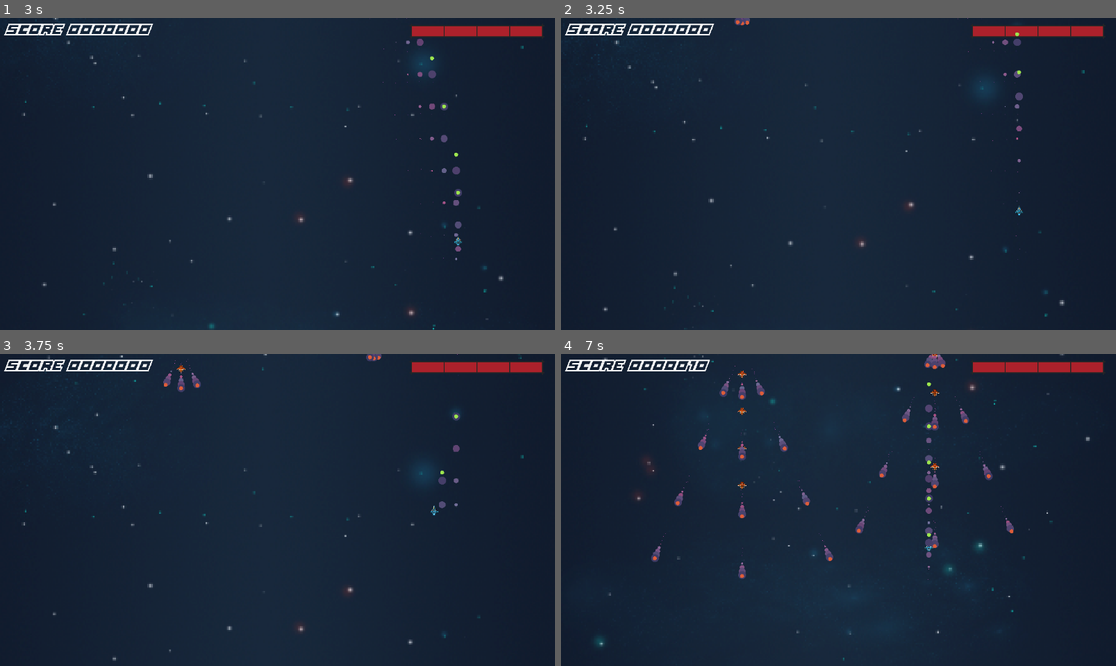
Above: before the commit, frames 1-4 (two rows, left to right).
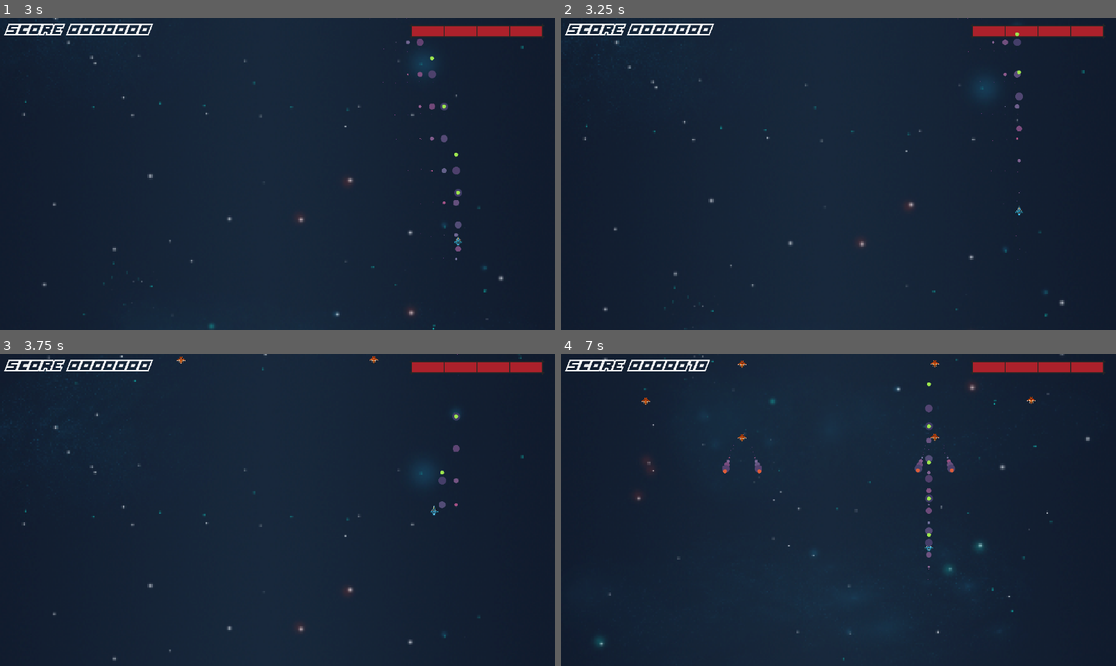
Above: after the commit, the same moments.

Repository: SuperGoon97/BulletJam6
Game: Godot game, scene res://Levels/level_test.tscn
Same seed, same stepped clock (60 frames per second), same inputs: the game is played once before the commit and once after it.
Inputs:
- Up to frame 1 (3 s): hold D (move_right) 0.53-1.28 s; hold Space (fire) 0.53-1.28 s; hold S (move_down) 1.28-2.03 s; tap Space (fire) at 1.35, 2.85 s; hold D (move_right) 2.03-2.78 s; hold Space (fire) 2.03-2.78 s; hold W (move_up) from 2.78 s (still down)
- Up to frame 2 (3.25 s): keep holding W (move_up)
- Up to frame 3 (3.75 s): release W (move_up) at 3.53 s; hold A (move_left) from 3.53 s (still down); hold Space (fire) from 3.53 s (still down)
- Up to frame 4 (7 s): release Space (fire) at 4.28 s; tap Space (fire) at 4.35, 5.85 s; release A (move_left) at 5.03 s; hold S (move_down) 5.03-5.78 s; hold Space (fire) 5.03-5.78 s; hold D (move_right) 5.78-6.53 s; hold W (move_up) from 6.53 s (still down); hold Space (fire) from 6.53 s (still down)

Frame 1 is identical in both runs. In frame 2, less than 0.1% of the frame differs, in the area x 31-35%, y 0-3%; in frame 3, 0.3%; in frame 4, 1.6%, in the area x 14-86%, y 0-73%.

Commit message:
Another Update

Diff:
--- a/Globals/gv.gd
+++ b/Globals/gv.gd
@@ -10,14 +10,16 @@
 enum BPT {
 basic,
 shotgun,
-fountain
+fountain,
+twin
 }
 
 enum ET {
 SIMPLE,
 SHOOTER,
 SHOTGUN,
-STRAFER
+STRAFER,
+BASIC_TWIN
 }
 
 var game_manager :GameManager :
--- a/Levels/level_test.tscn
+++ b/Levels/level_test.tscn
@@ -7,6 +7,7 @@
 [ext_resource type="PackedScene" uid="uid://dydpaa0pq14m6" path="res://Materials/PostProcessing/post_processing.tscn" id="3_soq8b"]
 [ext_resource type="PackedScene" uid="uid://dvgiyukkhh0d5" path="res://Nodes/Spawners/bullet_spawner.tscn" id="3_sppqt"]
 [ext_resource type="PackedScene" uid="uid://cj4pd0hmfyeyk" path="res://Nodes/Player/player.tscn" id="4_sppqt"]
+[ext_resource type="AudioStream" uid="uid://b3m5chl8gtb61" path="res://Music/4 - Celestial Echoes (Loop).wav" id="8_ku5x2"]
 
 [sub_resource type="ShaderMaterial" id="ShaderMaterial_ku5x2"]
 shader = ExtResource("1_oenlu")
@@ -37,4 +38,8 @@
 [node name="player" parent="." instance=ExtResource("4_sppqt")]
 speed = 250.0
 
+[node name="background_music" type="AudioStreamPlayer" parent="."]
+stream = ExtResource("8_ku5x2")
+autoplay = true
+
 [connection signal="recieved_damage" from="player" to="." method="_on_player_recieved_damage"]
--- a/Nodes/Bullet Patterns/bullet_pattern_node.gd
+++ b/Nodes/Bullet Patterns/bullet_pattern_node.gd
@@ -14,3 +14,5 @@
 			bullet_pattern = BulletPatternShotgun.new()
 		Gv.BPT.fountain:
 			bullet_pattern = BulletPatternFountain.new()
+		Gv.BPT.twin:
+			bullet_pattern = BulletPatternTwin.new()
--- /dev/null
+++ b/Nodes/Bullet Patterns/bullet_pattern_twin.gd
@@ -0,0 +1,8 @@
+class_name BulletPatternTwin extends BulletPattern
+
+func _init() -> void:
+	speed = 120
+	direction = Vector2(0.0 , 1.0)
+	time_between_shots = 0.0
+	number_of_shots = 2
+	create_angle_squence(-PI/10 , PI/10 , number_of_shots)
--- a/Nodes/Enemies/enemy.gd
+++ b/Nodes/Enemies/enemy.gd
@@ -6,6 +6,8 @@
 @export var score_value:int = 10
 @onready var enemy_sprite: Sprite2D = $enemy_sprite
 @onready var enemy_explodes: AnimatedSprite2D = $enemy_explodes
+@onready var enemy_death_sound: AudioStreamPlayer = $enemy_explodes/enemy_death_sound
+@onready var enemy_hitbox: Area2D = $enemy_hitbox
 
 var direction:Vector2 = Vector2(0.0,1.0)
 var active = true
@@ -31,9 +33,11 @@
 	destroy()
 
 func destroy():
+	enemy_hitbox.set_collision_layer_value(2 , false)
 	destroyed_by_player.emit(score_value)
 	enemy_explodes.play()
 	enemy_explodes.show()
 	enemy_sprite.hide()
+	enemy_death_sound.play()
 	await enemy_explodes.animation_finished
 	queue_free()
--- a/Nodes/Enemies/enemy.tscn
+++ b/Nodes/Enemies/enemy.tscn
@@ -11,6 +11,10 @@
 [ext_resource type="Texture2D" uid="uid://bufdy7hmdw4b2" path="res://Sprites/Explosions/Explosion02_Frame_07_png_processed.png" id="9_p58t6"]
 [ext_resource type="Texture2D" uid="uid://d283ldhu5qjpk" path="res://Sprites/Explosions/Explosion02_Frame_08_png_processed.png" id="10_cvrge"]
 [ext_resource type="Texture2D" uid="uid://cr7iyi6oyklxn" path="res://Sprites/Explosions/Explosion02_Frame_09_png_processed.png" id="11_y3ik2"]
+[ext_resource type="AudioStream" uid="uid://s6f4le1tqdsh" path="res://Sound Effects/Explosion Medium 2-1.wav" id="12_lr5ev"]
+
+[sub_resource type="CircleShape2D" id="CircleShape2D_4mq8h"]
+radius = 7.0
 
 [sub_resource type="SpriteFrames" id="SpriteFrames_304bf"]
 animations = [{
@@ -47,9 +51,6 @@
 "speed": 16.0
 }]
 
-[sub_resource type="CircleShape2D" id="CircleShape2D_4mq8h"]
-radius = 7.0
-
 [node name="enemy" type="Node2D"]
 script = ExtResource("1_4mq8h")
 speed = 100.0
@@ -57,12 +58,6 @@
 [node name="enemy_sprite" type="Sprite2D" parent="."]
 scale = Vector2(0.3, 0.3)
 texture = ExtResource("2_xmpay")
-
-[node name="enemy_explodes" type="AnimatedSprite2D" parent="."]
-visible = false
-sprite_frames = SubResource("SpriteFrames_304bf")
-frame = 8
-frame_progress = 1.0
 
 [node name="enemy_hitbox" type="Area2D" parent="."]
 collision_layer = 2
@@ -73,6 +68,16 @@
 [node name="enemy_onscreen" type="VisibleOnScreenNotifier2D" parent="."]
 scale = Vector2(0.7, 0.7)
 
-[connection signal="animation_finished" from="enemy_explodes" to="." method="_on_enemy_explodes_animation_finished"]
+[node name="enemy_explodes" type="AnimatedSprite2D" parent="."]
+visible = false
+sprite_frames = SubResource("SpriteFrames_304bf")
+frame = 8
+frame_progress = 1.0
+
+[node name="enemy_death_sound" type="AudioStreamPlayer" parent="enemy_explodes"]
+stream = ExtResource("12_lr5ev")
+volume_db = -6.0
+
 [connection signal="screen_entered" from="enemy_onscreen" to="." method="_on_enemy_onscreen_screen_entered"]
 [connection signal="screen_exited" from="enemy_onscreen" to="." method="_on_enemy_onscreen_screen_exited"]
+[connection signal="animation_finished" from="enemy_explodes" to="." method="_on_enemy_explodes_animation_finished"]
--- a/Nodes/Enemies/enemy_dumb_fire.gd
+++ b/Nodes/Enemies/enemy_dumb_fire.gd
@@ -6,12 +6,11 @@
 @onready var bullet_pattern :BulletPattern = bullet_pattern_node.bullet_pattern
 
 func _ready() -> void:
-	shooting_timer.start(6)
-	shoot()
+	shooting_timer.start(2)
 
 func shoot():
 	for n in bullet_pattern.number_of_shots:
-		bullet_spawner.spawn_bullet(bullet_pattern.speed , Gv.team.enemy , direction + Vector2(0.0 , 1.0) , 4 , bullet_pattern.angle_sequence[n])
+		bullet_spawner.spawn_bullet(bullet_pattern.speed , Gv.team.enemy ,  Vector2(0.0 , 1.0) , 4 , bullet_pattern.angle_sequence[n])
 		await get_tree().create_timer(bullet_pattern.time_between_shots).timeout
 
 func _on_shooting_timer_timeout() -> void:
--- a/Nodes/Enemies/enemy_shotgun.gd
+++ b/Nodes/Enemies/enemy_shotgun.gd
@@ -6,7 +6,6 @@
 @onready var bullet_pattern :BulletPattern = bullet_pattern_node.bullet_pattern
 
 func _ready() -> void:
-	shoot()
 	shooting_timer.start(6)
 
 func shoot():
--- /dev/null
+++ b/Nodes/Enemies/enemy_twin.gd
@@ -0,0 +1,17 @@
+class_name EnemyTwin extends Enemy
+
+@onready var bullet_spawner: BulletSpawner = $bullet_spawner
+@onready var shooting_timer: Timer = $shooting_timer
+@onready var bullet_pattern_node: BulletPatternNode = $bullet_pattern_node
+@onready var bullet_pattern :BulletPattern = bullet_pattern_node.bullet_pattern
+
+func _ready() -> void:
+	shooting_timer.start(3)
+
+func shoot():
+	for n in bullet_pattern.number_of_shots:
+		bullet_spawner.spawn_bullet(bullet_pattern.speed , Gv.team.enemy , direction , 6 , bullet_pattern.angle_sequence[n])
+		await get_tree().create_timer(bullet_pattern.time_between_shots).timeout
+
+func _on_shooting_timer_timeout() -> void:
+	shoot()
--- /dev/null
+++ b/Nodes/Enemies/enemy_twin.tscn
@@ -0,0 +1,21 @@
+[gd_scene load_steps=5 format=3 uid="uid://lovbe55o5v1o"]
+
+[ext_resource type="PackedScene" uid="uid://cr0jqavpandfy" path="res://Nodes/Enemies/enemy.tscn" id="1_mf31a"]
+[ext_resource type="Script" uid="uid://bkpjq3vvbxyl2" path="res://Nodes/Enemies/enemy_twin.gd" id="2_mf31a"]
+[ext_resource type="PackedScene" uid="uid://dvgiyukkhh0d5" path="res://Nodes/Spawners/bullet_spawner.tscn" id="3_cmjk4"]
+[ext_resource type="PackedScene" uid="uid://cwt3q0k5oqiej" path="res://Nodes/Bullet Patterns/bullet_pattern_node.tscn" id="4_6lnux"]
+
+[node name="enemy" instance=ExtResource("1_mf31a")]
+script = ExtResource("2_mf31a")
+speed = 10.0
+
+[node name="bullet_spawner" parent="." index="3" instance=ExtResource("3_cmjk4")]
+position = Vector2(0, 7)
+
+[node name="bullet_pattern_node" parent="." index="4" instance=ExtResource("4_6lnux")]
+bullet_pattern_type = 3
+
+[node name="shooting_timer" type="Timer" parent="." index="5"]
+wait_time = 0.5
+
+[connection signal="timeout" from="shooting_timer" to="." method="_on_shooting_timer_timeout"]
--- a/Nodes/Mangers/wave_manager.gd
+++ b/Nodes/Mangers/wave_manager.gd
@@ -1,9 +1,11 @@
 class_name WaveManager extends Node2D
 signal is_ready (input:String)
 signal enemy_created(enemy:Enemy)
+signal wave_spawn_finished()
 
-const Wave1 = preload("res://Nodes/Waves/wave_1.gd")
-const Wave2 = preload("res://Nodes/Waves/wave_2.gd")
+const WaveBasics = preload("res://Nodes/Waves/wave_basics.gd")
+const WaveStrafers = preload("res://Nodes/Waves/wave_strafers.gd")
+const WaveDiagonals = preload("res://Nodes/Waves/wave_diagonals.gd")
 
 @onready var enemy_spawner_0: EnemySpawner = $enemy_spawner0
 @onready var enemy_spawner_1: EnemySpawner = $enemy_spawner1
@@ -23,19 +25,25 @@
 	run_waves()
 	is_ready.emit("wave_manager")
 
-func spawn_at(location:int , speed:float , direction:Vector2 , type:Gv.ET):
+func spawn_at(location:int , speed:float , direction:Vector2 , type:Gv.ET , score):
 	var new_enemy :Enemy
-	new_enemy = spawner_array[location].spawn_enemy(speed , direction.normalized() , type)
+	new_enemy = spawner_array[location].spawn_enemy(speed , direction.normalized() , type , score)
 	enemy_created.emit(new_enemy)
 
 func spawn_wave(wave_script :GDScript):
 	var wave :Wave = wave_script.new()
 	for n in wave.number_of_spawns:
-		spawn_at(wave.position_sequence[n] , wave.speed_sequence[n] , wave.direction_sequence[n] , wave.type_sequence[n])
+		spawn_at(wave.position_sequence[n] , wave.speed_sequence[n] , wave.direction_sequence[n] , wave.type_sequence[n] , wave.score_sequence[n])
 		await get_tree().create_timer(wave.cooldown_sequence[n]).timeout
+	wave_spawn_finished.emit()
 
 func run_waves():
 	await get_tree().create_timer(3.0).timeout
-	spawn_wave(Wave1)
+	spawn_wave(WaveBasics)
+	await wave_spawn_finished
 	await get_tree().create_timer(6.0).timeout
-	spawn_wave(Wave2)
+	spawn_wave(WaveStrafers)
+	await wave_spawn_finished
+	await get_tree().create_timer(3.0).timeout
+	spawn_wave(WaveDiagonals)
+	await wave_spawn_finished
--- a/Nodes/Player/player.gd
+++ b/Nodes/Player/player.gd
@@ -8,11 +8,13 @@
 
 @export_range(0.0,100.0,0.1,"or_greater") var speed:float = 10.0
 @onready var bullet_spawner: BulletSpawner = $bullet_spawner
-@onready var shooting_timer: Timer = $shooting_timer
+@onready var shooting_timer: Timer = $bullet_spawner/shooting_timer
 @onready var player_sprite: Sprite2D = $player_sprite
 @onready var thruster_sprite_1: AnimatedSprite2D = $player_sprite/thruster_sprite1
 @onready var thruster_sprite_2: AnimatedSprite2D = $player_sprite/thruster_sprite2
-@onready var player_death_animation: AnimatedSprite2D = $player_death_animation
+@onready var player_death_animation: AnimatedSprite2D = $player_sprite/player_death_animation
+@onready var player_weapon_sound: AudioStreamPlayer = $bullet_spawner/player_weapon_sound
+
 
 var direction:Vector2 = Vector2(0.0,0.0)
 var shooting :bool = false
@@ -49,6 +51,7 @@
 
 func shoot():
 	bullet_spawner.spawn_bullet(1000 , Gv.team.ally , Vector2(0.0 , -1.0) , 21)
+	player_weapon_sound.play()
 	pass
 
 func start_shooting():
@@ -68,10 +71,11 @@
 		shooting_timer.stop()
 
 func damage():
-	health = health - 1
-	recieved_damage.emit(health)
-	if health == 0:
-		destroy()
+	if health > 0:
+		health = health - 1
+		recieved_damage.emit(health)
+		if health == 0:
+			destroy()
 
 func destroy():
 	player_death_animation.show()
--- a/Nodes/Player/player.tscn
+++ b/Nodes/Player/player.tscn
@@ -17,6 +17,7 @@
 [ext_resource type="Texture2D" uid="uid://cfcryuadpsre" path="res://Sprites/Explosions/Explosion01_Frame_07_png_processed.png" id="15_08mni"]
 [ext_resource type="Texture2D" uid="uid://dswhjedkxgufr" path="res://Sprites/Explosions/Explosion01_Frame_08_png_processed.png" id="16_fetqx"]
 [ext_resource type="Texture2D" uid="uid://dfc4ugbu654rb" path="res://Sprites/Explosions/Explosion01_Frame_09_png_processed.png" id="17_jospr"]
+[ext_resource type="AudioStream" uid="uid://cy2yb4hmgnl7b" path="res://Sound Effects/Laser Pistol 1.wav" id="18_oh6yy"]
 
 [sub_resource type="SpriteFrames" id="SpriteFrames_y4jjx"]
 animations = [{
@@ -37,9 +38,6 @@
 "name": &"Burn",
 "speed": 5.0
 }]
-
-[sub_resource type="CircleShape2D" id="CircleShape2D_sfp35"]
-radius = 7.0
 
 [sub_resource type="SpriteFrames" id="SpriteFrames_nussk"]
 animations = [{
@@ -76,6 +74,9 @@
 "speed": 16.0
 }]
 
+[sub_resource type="CircleShape2D" id="CircleShape2D_sfp35"]
+radius = 7.0
+
 [node name="player" type="Node2D"]
 script = ExtResource("1_qlfej")
 speed = 100.0
@@ -97,6 +98,11 @@
 frame_progress = 0.0494386
 flip_h = true
 
+[node name="player_death_animation" type="AnimatedSprite2D" parent="player_sprite"]
+visible = false
+scale = Vector2(3.33333, 3.33333)
+sprite_frames = SubResource("SpriteFrames_nussk")
+
 [node name="player_hitbox" type="Area2D" parent="."]
 position = Vector2(1, 3)
 
@@ -107,14 +113,15 @@
 [node name="bullet_spawner" parent="." instance=ExtResource("3_lkjqq")]
 position = Vector2(0, -11)
 
-[node name="shooting_timer" type="Timer" parent="."]
+[node name="shooting_timer" type="Timer" parent="bullet_spawner"]
 
-[node name="bullet_pattern" parent="." instance=ExtResource("4_q1ymb")]
+[node name="bullet_pattern" parent="bullet_spawner" instance=ExtResource("4_q1ymb")]
 bullet_pattern_type = 1
 
-[node name="player_death_animation" type="AnimatedSprite2D" parent="."]
-visible = false
-sprite_frames = SubResource("SpriteFrames_nussk")
+[node name="player_weapon_sound" type="AudioStreamPlayer" parent="bullet_spawner"]
+stream = ExtResource("18_oh6yy")
+volume_db = -18.0
+pitch_scale = 2.0
 
 [connection signal="recieved_damage" from="." to="." method="_on_recieved_damage"]
-[connection signal="timeout" from="shooting_timer" to="." method="_on_shooting_timer_timeout"]
+[connection signal="timeout" from="bullet_spawner/shooting_timer" to="." method="_on_shooting_timer_timeout"]
--- a/Nodes/Spawners/bullet_spawner.gd
+++ b/Nodes/Spawners/bullet_spawner.gd
@@ -18,6 +18,5 @@
 	new_bullet.speed = speed
 	new_bullet.global_position = global_position
 	new_bullet_sprite.self_modulate = Gv.color_pallete.colors[colour]
-
 	new_bullet_hitbox.set_collision_mask_value(team + 1 , true)
 	get_tree().get_first_node_in_group("level").add_child(new_bullet)
--- a/Nodes/Spawners/enemy_spawner.gd
+++ b/Nodes/Spawners/enemy_spawner.gd
@@ -5,17 +5,20 @@
 const ENEMY_DUMB_FIRE = preload("res://Nodes/Enemies/enemy_dumb_fire.tscn")
 const ENEMY_SHOTGUN = preload("res://Nodes/Enemies/enemy_shotgun.tscn")
 const ENEMY_STRAFER = preload("res://Nodes/Enemies/enemy_strafer.tscn")
+const ENEMY_TWIN = preload("res://Nodes/Enemies/enemy_twin.tscn")
 
 var enemy_dictionary :Dictionary = {
 Gv.ET.SIMPLE:ENEMY,
 Gv.ET.SHOOTER:ENEMY_DUMB_FIRE,
 Gv.ET.SHOTGUN:ENEMY_SHOTGUN,
-Gv.ET.STRAFER:ENEMY_STRAFER
+Gv.ET.STRAFER:ENEMY_STRAFER,
+Gv.ET.BASIC_TWIN:ENEMY_TWIN
 }
 
-func spawn_enemy(speed:float , direction:Vector2 , type:Gv.ET):
+func spawn_enemy(speed:float , direction:Vector2 , type:Gv.ET , score):
 	var new_enemy :Enemy = enemy_dictionary[type].instantiate()
 	new_enemy.speed = speed
 	new_enemy.direction = direction
+	new_enemy.score_value = score
 	add_child(new_enemy)
 	return new_enemy
--- a/Nodes/Waves/wave.gd
+++ b/Nodes/Waves/wave.gd
@@ -6,3 +6,4 @@
 var direction_sequence :Array[Vector2] = []
 var speed_sequence :Array[float] = []
 var type_sequence :Array[Gv.ET] = []
+var score_sequence :Array[int] = []
--- a/Nodes/Waves/wave_1.gd
+++ /dev/null
@@ -1,11 +0,0 @@
-class_name WaveOne extends Wave
-
-func _init() -> void:
-	number_of_spawns = 20
-	position_sequence = [2 , 4 , 2 , 4 , 2 , 4 , 2 , 4 , 2 , 4 , 2 , 4 , 2 , 4 , 2 , 4 , 2 , 4 , 2 , 4]
-	for n in number_of_spawns:
-		cooldown_sequence.append(0.5)
-		direction_sequence.append(Vector2(0.0 , 1.0))
-		speed_sequence.append(75)
-		type_sequence.append(Gv.ET.SHOTGUN)
-	print (type_sequence)
--- a/Nodes/Waves/wave_2.gd
+++ /dev/null
@@ -1,27 +0,0 @@
-class_name WaveTwo extends Wave
-
-func _init() -> void:
-	number_of_spawns = 20
-	position_sequence = [0 , 6 , 7 , 9 , 0 , 6 , 7 , 9 , 0 , 6 , 7 , 9 , 0 , 6 , 7 , 9 , 7 , 9 , 8 , 10]
-	for n in 16:
-		if position_sequence[n] == 9:
-			cooldown_sequence.append(2)
-		else:
-			cooldown_sequence.append(0)
-		if n%2 == 0:
-			direction_sequence.append(Vector2(3.0 , 1.0))
-		else:
-			direction_sequence.append(Vector2(-3.0 , 1.0))
-		speed_sequence.append(75)
-		type_sequence.append(Gv.ET.SHOOTER)
-
-	for n in 4:
-		n = n + 16
-		cooldown_sequence.append(1)
-		if n%2 == 0:
-			direction_sequence.append(Vector2(1.0 , 0.0))
-		else:
-			direction_sequence.append(Vector2(-1.0 , 0.0))
-		speed_sequence.append(200)
-		type_sequence.append(Gv.ET.STRAFER)
-	print (type_sequence)
--- a/Nodes/Waves/wave_3.gd
+++ /dev/null
@@ -1,27 +0,0 @@
-class_name WaveThree extends Wave
-
-func _init() -> void:
-	number_of_spawns = 16
-	position_sequence = [0 , 6 , 7 , 9 , 0 , 6 , 7 , 9 , 0 , 6 , 7 , 9 , 7 , 9 , 8 , 10]
-	for n in 12:
-		if position_sequence[n] == 9:
-			cooldown_sequence.append(1)
-		else:
-			cooldown_sequence.append(0)
-		if n%2 == 0:
-			direction_sequence.append(Vector2(2.0 , 1.0))
-		else:
-			direction_sequence.append(Vector2(-2.0 , 1.0))
-		speed_sequence.append(75)
-		type_sequence.append(Gv.ET.SHOOTER)
-
-	for n in 4:
-		n = n + 12
-		cooldown_sequence.append(1)
-		if n%2 == 0:
-			direction_sequence.append(Vector2(1.0 , 0.0))
-		else:
-			direction_sequence.append(Vector2(-1.0 , 0.0))
-		speed_sequence.append(200)
-		type_sequence.append(Gv.ET.STRAFER)
-	print (type_sequence)
--- /dev/null
+++ b/Nodes/Waves/wave_basics.gd
@@ -0,0 +1,12 @@
+extends Wave
+
+func _init() -> void:
+	number_of_spawns = 12
+	position_sequence = [2 , 4 , 1 , 3 , 5 , 2 , 4 , 1 , 3 , 5 , 2 , 4]
+	cooldown_sequence = [0.0 , 1.5 , 0.0 , 0.0 , 1.5 , 0.0 , 1.5 , 0.0 , 0.0 , 1.5 , 0.0 , 0.0]
+	for n in number_of_spawns:
+		direction_sequence.append(Vector2(0.0 , 1.0))
+		speed_sequence.append(50)
+		type_sequence.append(Gv.ET.BASIC_TWIN)
+		score_sequence.append(10)
+	print (type_sequence)
--- /dev/null
+++ b/Nodes/Waves/wave_diagonals.gd
@@ -0,0 +1,17 @@
+class_name WaveThree extends Wave
+
+func _init() -> void:
+	number_of_spawns = 24
+	position_sequence = [0 , 6 , 7 , 9 , 0 , 6 , 7 , 9 , 0 , 6 , 7 , 9 , 0 , 6 , 7 , 9 , 0 , 6 , 7 , 9 , 0 , 6 , 7 , 9 , 0 , 6 , 7 , 9]
+	for n in number_of_spawns:
+		if position_sequence[n] == 9:
+			cooldown_sequence.append(1)
+		else:
+			cooldown_sequence.append(0)
+		if n%2 == 0:
+			direction_sequence.append(Vector2(4.0 , 1.0))
+		else:
+			direction_sequence.append(Vector2(-4.0 , 1.0))
+		speed_sequence.append(75)
+		type_sequence.append(Gv.ET.SHOOTER)
+		score_sequence.append(10)
--- /dev/null
+++ b/Nodes/Waves/wave_strafers.gd
@@ -0,0 +1,16 @@
+extends Wave
+
+func _init() -> void:
+	number_of_spawns = 12
+	for n in number_of_spawns:
+		cooldown_sequence.append(0.5)
+		if n%2 == 0:
+			position_sequence.append(7)
+			direction_sequence.append(Vector2(1.0 , 0.0))
+		else:
+			position_sequence.append(10)
+			direction_sequence.append(Vector2(-1.0 , 0.0))
+		speed_sequence.append(200)
+		type_sequence.append(Gv.ET.STRAFER)
+		score_sequence.append(30)
+	print (type_sequence)
Not shown: 1 places in Levels/level_test.tscn that only renumber resources
Not shown, added: Music/4 - Celestial Echoes (Loop).wav.import
Not shown, added: Nodes/Bullet Patterns/bullet_pattern_twin.gd.uid
Not shown: 1 places in Nodes/Enemies/enemy.tscn that only renumber resources
Not shown, added: Nodes/Enemies/enemy_twin.gd.uid
Not shown: 1 places in Nodes/Player/player.tscn that only renumber resources
Renamed: Nodes/Waves/wave_1.gd.uid -> Nodes/Waves/wave_basics.gd.uid
Renamed: Nodes/Waves/wave_3.gd.uid -> Nodes/Waves/wave_diagonals.gd.uid
Renamed: Nodes/Waves/wave_2.gd.uid -> Nodes/Waves/wave_strafers.gd.uid
Not shown, added: Sound Effects/Explosion Medium 2-1.wav.import
Not shown, added: Sound Effects/Laser Pistol 1.wav.import
Not shown, added: Music/4 - Celestial Echoes (Loop).wav
(and 2 more such lines)
